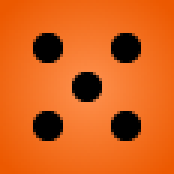
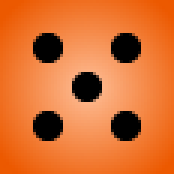
Layer changes from the first (174, 174) image to the second:
painted on "orange" over [0, 0, 174, 174]
